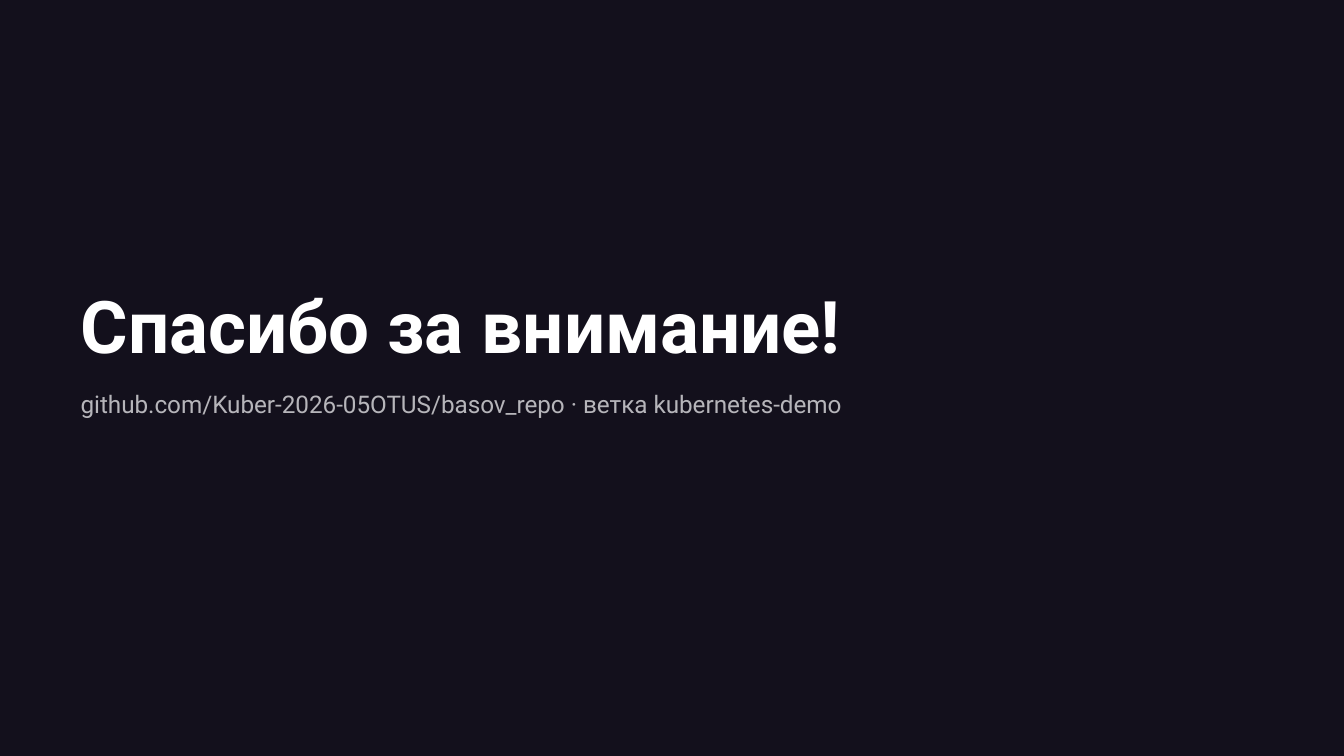
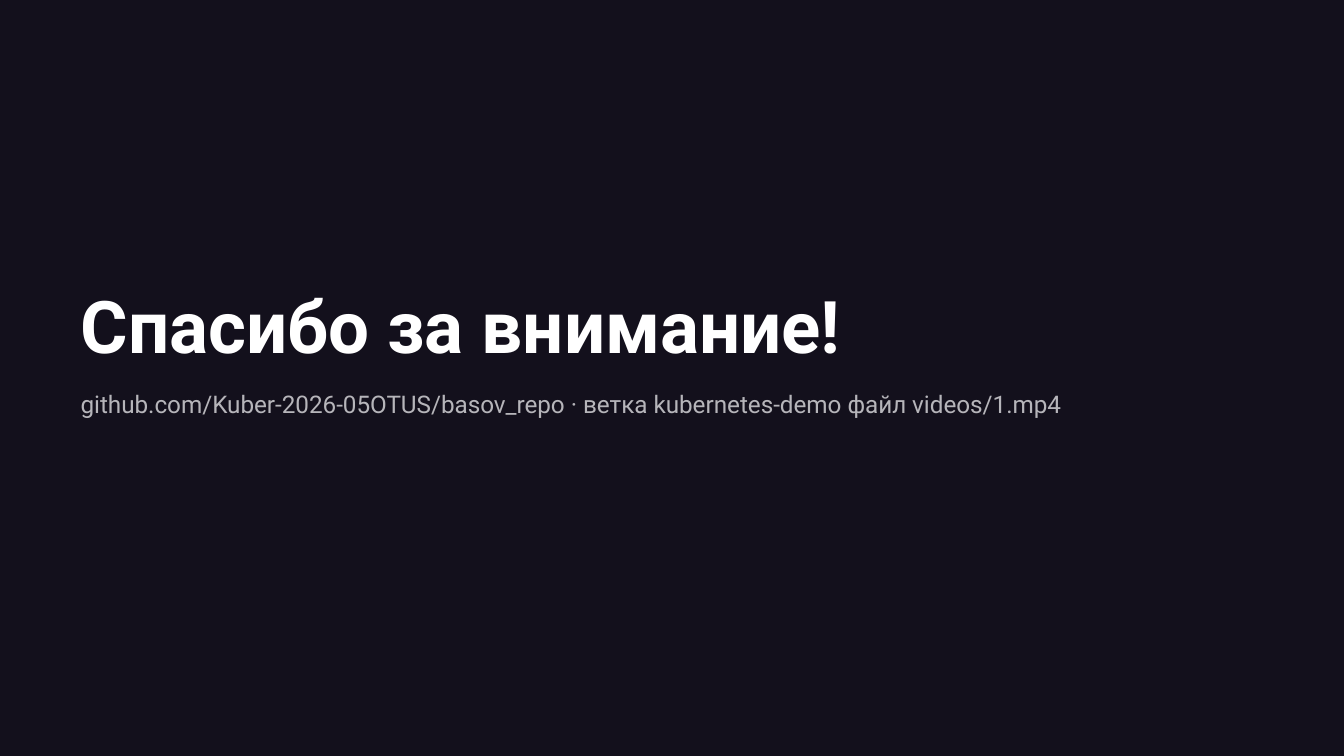
Before and after one commit to Kuber-2026-05OTUS/basov_repo, a slide deck: slide 23 of kubernetes-demo/docs/BASOV_REPO.pptx (slide 10 before the commit). Drawn at 1344x756 pixels with LibreOffice and Linux fonts; fonts in the diff are those of the drawing; background and template pictures are left out; a plain dark background stands for a picture behind light text. Boxes give left, top, right and bottom in pixels: in the first picture for what was removed or moved away, otherwise in the second. Text is boxed around its words. In the diff, an @@ line names an element or a change of style, - is before the commit and + after.

Commit message:
kubernetes-demo updated pptx

```diff
--- a/kubernetes-demo/docs/BASOV_REPO.pptx
+++ b/kubernetes-demo/docs/BASOV_REPO.pptx
@@ text at bbox=[81, 395, 1061, 418]: text changed @@
-github.com/Kuber-2026-05OTUS/basov_repo · ветка kubernetes-demo
+github.com/Kuber-2026-05OTUS/basov_repo · ветка kubernetes-demo файл videos/1.mp4
```
Also in this commit, not shown: 1 other slide changed, 13 slides added.
